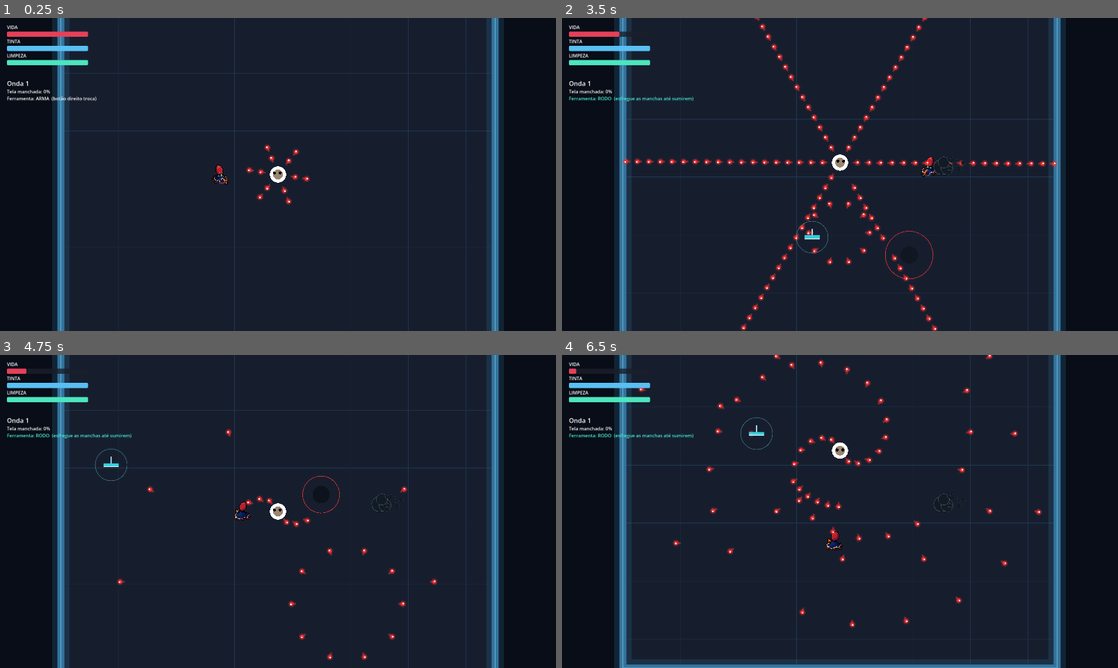
Above: before the commit, frames 1-4 (two rows, left to right).
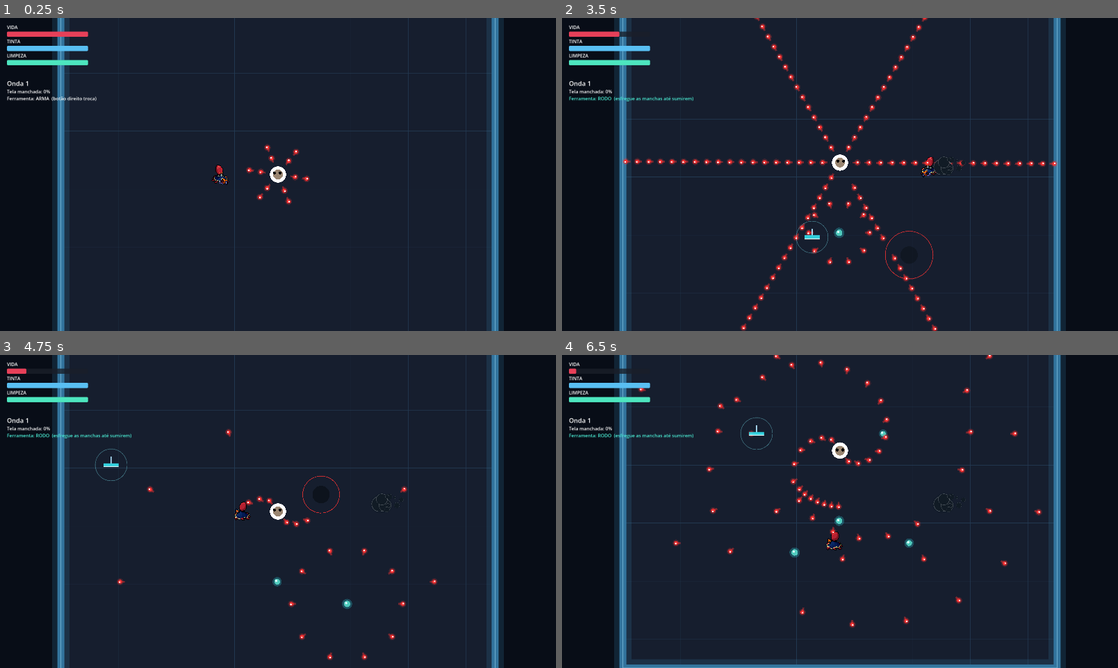
Above: after the commit, the same moments.

Repository: Ruan-Pablo-Oli/octo-ink-hell
Game: Godot game, scene res://scenes/boss_main.tscn
Same seed, same stepped clock (60 frames per second), same inputs: the game is played once before the commit and once after it. This scene is started directly instead of the project's main scene.
Inputs (mouse positions are in pixels of both pictures, inside the frame that each line leads up to):
- Up to frame 1 (0.25 s): no input
- Up to frame 2 (3.5 s): tap Enter (ui_accept) at 0.5, 0.77, 1.52, 3.02 s; move the mouse to (962, 158) at 0.52 s; hold D (move_right) 0.53-1.28 s; tap Space (dash) at 0.6 s; click (962, 158) at 0.67 s; move the mouse to (728, 190) at 1.27 s; hold S (move_down) 1.28-2.03 s; tap Q (switch_weapon) at 1.35 s; move the mouse to (895, 105) at 2.02 s; hold D (move_right) 2.03-2.78 s; right-click (895, 105) at 2.1 s; move the mouse to (812, 237) at 2.77 s; hold W (move_up) from 2.78 s (still down); click (812, 237) at 2.85 s
- Up to frame 3 (4.75 s): move the mouse to (444, 558) at 3.52 s; release W (move_up) at 3.53 s; hold A (move_left) from 3.53 s (still down); tap Shift at 3.6 s; tap Enter (ui_accept) at 3.77, 4.52 s; move the mouse to (111, 464) at 4.27 s; tap 1 at 4.35 s
- Up to frame 4 (6.5 s): move the mouse to (867, 511) at 5.02 s; release A (move_left) at 5.03 s; hold S (move_down) 5.03-5.78 s; tap Space (dash) at 5.1 s; click (867, 511) at 5.17 s; move the mouse to (756, 433) at 5.77 s; hold D (move_right) from 5.78 s (still down); tap Q (switch_weapon) at 5.85 s; tap Enter (ui_accept) at 6.02 s

The runs differ from the first frame. In frame 2, less than 0.1% of the frame differs, in the area x 48-51%, y 66-71%; in frame 3, less than 0.1%; in frame 4, 0.3%, in the area x 40-64%, y 23-65%.

Commit message:
feat: add cleaning item pickup to boss and enhance shotgun mechanics

Diff:
--- a/scenes/bosses/boss.tscn
+++ b/scenes/bosses/boss.tscn
@@ -2,6 +2,7 @@
 
 [ext_resource type="Script" uid="uid://b7hvwiiugwubr" path="res://scripts/bosses/base_boss.gd" id="1_buxl7"]
 [ext_resource type="PackedScene" uid="uid://va1206d6pe4d" path="res://scenes/combat/enemyProjectile.tscn" id="2_tsxae"]
+[ext_resource type="PackedScene" path="res://scenes/pickups/cleaning_item.tscn" id="3_tsxae"]
 [ext_resource type="Resource" uid="uid://pb30s7lesr61" path="res://resources/enemies/boss.tres" id="4_tsxae"]
 
 [node name="Boss" type="CharacterBody2D" unique_id=1918130495]
@@ -12,4 +13,5 @@
 star_projectile = ExtResource("2_tsxae")
 windmill_projectile = ExtResource("2_tsxae")
 meteor_projectile = ExtResource("2_tsxae")
+cleaning_pickup_scene = ExtResource("3_tsxae")
 data = ExtResource("4_tsxae")
--- a/scripts/bosses/base_boss.gd
+++ b/scripts/bosses/base_boss.gd
@@ -9,10 +9,11 @@
 @export var star_projectile: PackedScene
 @export var windmill_projectile: PackedScene
 @export var meteor_projectile: PackedScene
+@export var cleaning_pickup_scene: PackedScene
 
 # --- CONFIGURAÇÕES DE ATAQUE E KNOCKBACK ---
 @export_group("Attack Settings")
-@export var group_b_start_delay: float = 1.5 # <--- Adicione esta linha!
+@export var group_b_start_delay: float = 1.5
 @export var pattern_duration: float = 4.0
 @export var knockback_speed: float = 400.0
 @export var knockback_force: float = 800.0
@@ -24,6 +25,14 @@
 @export var normal_lifespan: float = 5.0
 @export var normal_color: Color = Color(1.0, 0.2, 0.2, 1.0)
 
+# --- CONFIGURAÇÕES DA ESCOPETA ---
+@export_group("Shotgun Settings")
+@export var shotgun_pickup_distance: float = 400.0 # Distância que o item desliza
+@export var shotgun_pickup_bursts: Array[int] = [1,4] # Em quais rajadas ele solta (ex: na 3ª rajada)
+
+# (Coloque esta variável junto com as outras variáveis de estado, como _star_angle)
+var _shotgun_burst_count: int = 0
+
 # --- DIVISÃO DOS GRUPOS DE ATAQUE ---
 enum PatternA { IDLE, RADIAL, SPIRAL, STAR, WINDMILL }
 enum PatternB { IDLE, METEOR, SHOTGUN }
@@ -78,11 +87,11 @@
 	queue_redraw()
 
 func _choose_next_patterns() -> void:
-	# Limpeza do Windmill anterior (se houver)
 	if _windmill_pivot != null:
 		_windmill_pivot.queue_free()
 		_windmill_pivot = null
 
+	_shotgun_burst_count = 0
 	# Sorteia um ataque do Grupo A (1 a 4)
 	current_pattern_a = (randi() % 4) as PatternA + 1
 
@@ -178,12 +187,22 @@
 			_active_mortars.remove_at(i)
 
 func _explode_mortar(pos: Vector2) -> void:
+	if cleaning_pickup_scene != null:
+		var entities := get_tree().get_first_node_in_group("entities")
+		if entities == null:
+			entities = get_tree().current_scene
+
+		var pickup = cleaning_pickup_scene.instantiate()
+		entities.add_child(pickup)
+		pickup.global_position = pos
+	# ----------------------------------------------------
+
+	# Lógica que já existia para as balas do meteoro
 	var proj_count = 10
 	for i in proj_count:
 		var angle = (float(i) / proj_count) * TAU
 		var dir = Vector2.RIGHT.rotated(angle)
 		_spawn_projectile_at(pos, dir, meteor_projectile)
-
 # ---------------------------------------------------------
 # DESENHANDO O AVISO VISUAL (TELEGRAPH)
 # ---------------------------------------------------------
@@ -236,17 +255,39 @@
 	_spawn_projectile(dir_oposta, spiral_projectile)
 
 func _fire_shotgun() -> void:
-	var proj_count = 5
+	_shotgun_burst_count += 1 # Soma +1 toda vez que atira
+
+	var proj_count = 7
 	var spread_angle = PI / 4.0
 	var dir_to_player = (_player.global_position - global_position).normalized()
 	var base_angle = dir_to_player.angle()
 
+	# 1. Atira as balas normais da escopeta
 	for i in proj_count:
 		var t = float(i) / float(proj_count - 1)
 		var offset = lerpf(-spread_angle / 2.0, spread_angle / 2.0, t)
 		var final_dir = Vector2.RIGHT.rotated(base_angle + offset)
 		_spawn_projectile(final_dir, shotgun_projectile)
 
+	# 2. Verifica se a rajada atual está na lista permitida para soltar o item
+	if _shotgun_burst_count in shotgun_pickup_bursts:
+		if cleaning_pickup_scene != null:
+			var entities := get_tree().get_first_node_in_group("entities")
+			if entities == null:
+				entities = get_tree().current_scene
+
+			var pickup = cleaning_pickup_scene.instantiate()
+			entities.add_child(pickup)
+
+			# O item nasce no Boss
+			pickup.global_position = global_position
+
+			# Usa a nova variável de distância configurável no Inspector
+			var target_pos = global_position + dir_to_player * shotgun_pickup_distance
+
+			# Cria a animação de arremesso (Tween)
+			var tween = create_tween()
+			tween.tween_property(pickup, "global_position", target_pos, 0.6).set_trans(Tween.TRANS_QUAD).set_ease(Tween.EASE_OUT)
 func _fire_star() -> void:
 	var arms = 5
 	_star_angle += 0.15
--- a/scripts/main.gd
+++ b/scripts/main.gd
@@ -13,22 +13,16 @@
 const EnemyIndicatorsScript := preload("res://scripts/systems/enemy_indicator.gd")
 
 func _ready() -> void:
+	# --- 2. SISTEMAS E UI ---
 	var indicators := CanvasLayer.new()
 	indicators.name = "EnemyIndicators"
-	# Importante:
-	# CanvasLayer controla a camada do indicador.
 	indicators.layer = 15
 	add_child(indicators)
-	# Node2D que realmente desenha as setas.
+
 	var indicator_canvas := Node2D.new()
 	indicator_canvas.name = "IndicatorCanvas"
-	indicator_canvas.set_script(
-		EnemyIndicatorsScript
-	)
-	indicators.add_child(
-		indicator_canvas
-	)
-
+	indicator_canvas.set_script(EnemyIndicatorsScript)
+	indicators.add_child(indicator_canvas)
 
 	var options := CanvasLayer.new()
 	options.name = "OptionsScreen"
@@ -40,25 +34,27 @@
 	debug_panel.set_script(DebugSpawnPanelScript)
 	add_child(debug_panel)
 
+	# --- 3. ARENA E ENTIDADES ---
 	add_child(ArenaScene.instantiate())
+
 	var entities := Node2D.new()
 	entities.name = "Entities"
 	entities.add_to_group("entities")
 	add_child(entities)
+
 	var overlay := CanvasLayer.new()
 	overlay.name = "InkOverlay"
 	overlay.set_script(InkOverlayScript)
 	add_child(overlay)
+
 	add_child(HudScene.instantiate())
 	add_child(UpgradeScreenScene.instantiate())
+
 	var player := PlayerScene.instantiate()
 	player.global_position = Vector2.ZERO
 	entities.add_child(player)
-	var waves := Node.new()
-	waves.name = "WaveManager"
-	waves.set_script(WaveManagerScript)
-	add_child(waves)
 
+	# --- 4. MENUS FINAIS ---
 	add_child(GameOverScene.instantiate())
 
 	var pause_menu := CanvasLayer.new()
--- a/scripts/systems/wave_manager.gd
+++ b/scripts/systems/wave_manager.gd
@@ -109,6 +109,8 @@
 
 
 func _ready() -> void:
+	add_to_group("wave_manager")
+
 	GameEvents.enemy_killed.connect(_on_enemy_killed)
 	GameEvents.upgrade_selected.connect(_on_upgrade_selected)
 
--- a/scripts/ui/options_screen.gd
+++ b/scripts/ui/options_screen.gd
@@ -13,7 +13,7 @@
 
 func _ready() -> void:
 	process_mode = Node.PROCESS_MODE_ALWAYS
-	layer = 110  ## acima do PauseMenu (100)
+	layer = 110
 	visible = false
 	add_to_group("options_screen")
 
@@ -60,11 +60,16 @@
 	title.add_theme_color_override("font_color", Color(0.95, 0.92, 1.0))
 	_vbox.add_child(title)
 
+	# --- A MÁGICA ESTÁ AQUI ---
+	# Espera o main.gd terminar de colocar todos os nós na cena antes de gerar os botões
+	await get_tree().process_frame
+
 	_build_controls()
 
 	var back_btn := _make_button("Voltar", ACCENT_COLOR)
 	back_btn.pressed.connect(close)
 	_vbox.add_child(back_btn)
+
 
 func _build_controls() -> void:
 	_add_slider_row(
@@ -94,7 +99,6 @@
 				hud.set_show_values(on)
 	)
 
-	# --- NOVA OPÇÃO: MODO DEBUG ---
 	_add_toggle_row(
 		"Modo Debug",
 		func() -> bool:
@@ -111,27 +115,12 @@
 	)
 
 
+# A busca agora usa o grupo que criamos no Passo 1. É 100% à prova de falhas!
 func _get_wave_manager() -> Node:
-	var main_scene = get_tree().current_scene
-	if main_scene != null:
-		# Tenta achar diretamente no Main
-		var wm = main_scene.get_node_or_null("WaveManager")
-		if wm != null:
-			return wm
-
-	# Plano B: Procura em toda a árvore
-	if get_tree().root:
-		return get_tree().root.find_child("WaveManager", true, false)
-
-	return null
-
-func _add_slider_row(
-	label_text: String,
-	get_value: Callable,
-	set_value: Callable,
-	get_muted: Callable = Callable(),
-	set_muted: Callable = Callable()
-) -> void:
+	return get_tree().get_first_node_in_group("wave_manager")
+
+
+func _add_slider_row(label_text: String, get_value: Callable, set_value: Callable, get_muted: Callable = Callable(), set_muted: Callable = Callable()) -> void:
 	var row := HBoxContainer.new()
 	row.add_theme_constant_override("separation", 10)
 	_vbox.add_child(row)
